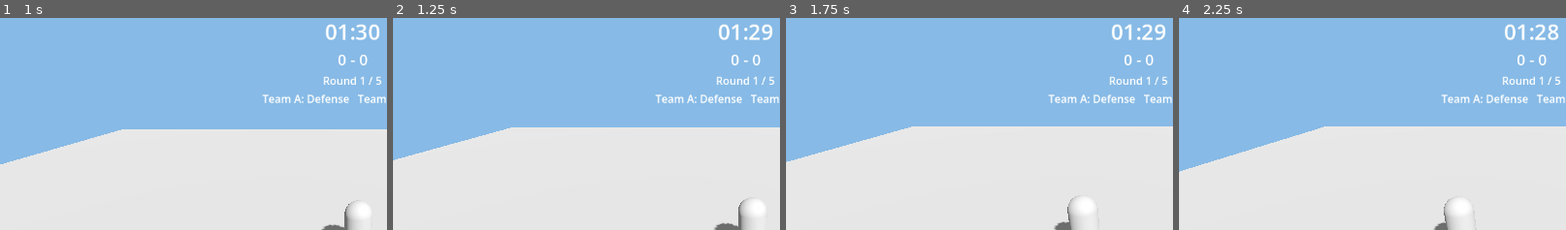
Above: before the commit, frames 1-4 (left to right).
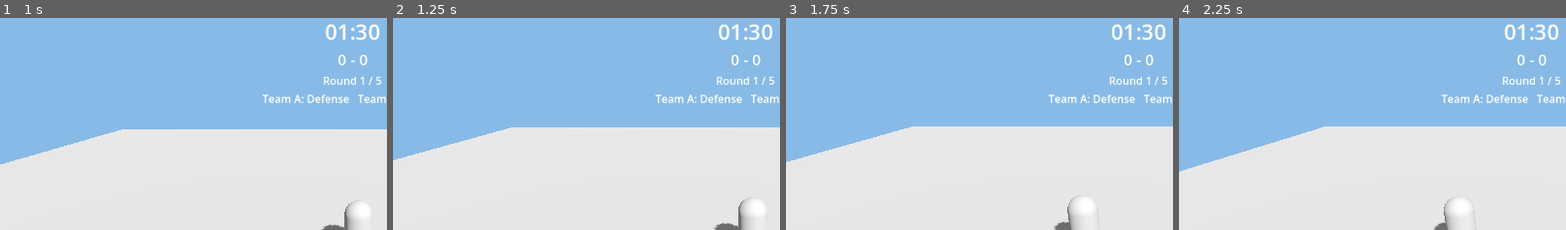
Above: after the commit, the same moments.

Repository: DOST-GameDEV/DOST-GameDev
Game: Godot game, scene res://scenes/main/Main.tscn
The game is run twice, just before and just after one commit, with the same random seed, the same clock (stepped at 60 frames per second) and the same inputs.
Inputs:
- Up to frame 1 (1 s): tap Left (move_left_p2) at 0.6 s
- Up to frame 2 (1.25 s): no input
- Up to frame 3 (1.75 s): hold A (move_left_p1) from 1.28 s (still down); tap Left (move_left_p2) at 1.35 s
- Up to frame 4 (2.25 s): release A (move_left_p1) at 2.03 s; tap Left (move_left_p2) at 2.1 s
The pictures show only the part of the screen within x 5-54%, y 0-50%; the shares and areas given below are measured in that part.

Frame 1 is identical in both runs. In frame 2, 0.1% of the frame differs, in the area x 91-98%, y 3-11%; in frame 3, 0.1%; in frame 4, 0.2%.

Commit message:
Host-authoritative combat + round/match sync, DownedFlash, real once-per-round Quick Stand
- Bump-window and hit resolution (Hitbox/Hurtbox) now run only on the host
  when networked; clients RPC bump presses to host, host RPCs hit results
  to the target's owning peer so state still replicates via the existing
  MultiplayerSynchronizer.
- RoundManager/MatchManager: host runs the real timer/round/match logic and
  broadcasts it via RPC; clients mirror for HUD display only.
- HUD DownedFlash now actually triggers off the locally-controlled Can's
  state_changed, for both local-test and networked flows.
- Quick Stand is a real once-per-round charge (AbilityBase.once_per_round),
  reset every round via CharacterBase.reset_for_new_round(), replacing the
  long-cooldown approximation.

Diff:
--- a/scripts/abilities/ability_base.gd
+++ b/scripts/abilities/ability_base.gd
@@ -8,10 +8,18 @@
 
 @export var ability_name: String = "Unnamed Special"
 @export var cooldown: float = 5.0
+## Session 6: real once-per-round charge, replacing the "set cooldown to ~90s
+## to approximate once/round" workaround (see quick_stand.gd). When true,
+## `cooldown` is ignored entirely — the ability is usable exactly once until
+## RoundManager.start_round() resets it via reset_round_charge().
+@export var once_per_round: bool = false
 
 var _time_since_use: float = 999.0
+var _used_this_round: bool = false
 
 func is_ready() -> bool:
+	if once_per_round:
+		return not _used_this_round
 	return _time_since_use >= cooldown
 
 func tick(delta: float) -> void:
@@ -22,7 +30,13 @@
 	if not is_ready():
 		return
 	_time_since_use = 0.0
+	if once_per_round:
+		_used_this_round = true
 	_do_activate(character)
+
+## Called by CharacterBase.reset_for_new_round() at the start of every round.
+func reset_round_charge() -> void:
+	_used_this_round = false
 
 ## Actual per-ability behavior — override this, not activate().
 func _do_activate(character: CharacterBody3D) -> void:
--- a/scripts/abilities/quick_stand.gd
+++ b/scripts/abilities/quick_stand.gd
@@ -3,10 +3,9 @@
 
 ## Sardinas — Quick Stand: instantly self-rights from Downed once/round.
 ## (See docs/Tumbang_Preso_2v2_GDD.md, Roster: 🥫 Can Class.)
-## "Once/round" vs. the generic cooldown-based AbilityBase timer is a small design
-## choice still open — for now this uses the standard cooldown (set cooldown to
-## something long, e.g. 90s = the round timer, in the .tres resource to approximate
-## "once per round" until RoundManager can reset ability charges on round start).
+## Session 6: now a real once-per-round charge (AbilityBase.once_per_round),
+## reset every round via CharacterBase.reset_for_new_round() — set
+## once_per_round = true on quick_stand.tres, `cooldown` no longer matters.
 
 func _do_activate(character: CharacterBody3D) -> void:
 	var c := character as CharacterBase
--- a/scripts/abilities/resources/quick_stand.tres
+++ b/scripts/abilities/resources/quick_stand.tres
@@ -6,3 +6,4 @@
 script = ExtResource("1")
 ability_name = "Quick Stand"
 cooldown = 90.0
+once_per_round = true
--- a/scripts/characters/character_base.gd
+++ b/scripts/characters/character_base.gd
@@ -52,6 +52,14 @@
 		(child as Hitbox).owner_character = self
 
 func _physics_process(delta: float) -> void:
+	# Session 6: the bump-active window has to decay on every peer, not just
+	# the owning one — the host needs its own copy of this timer to resolve
+	# hits authoritatively (see hitbox.gd), and it never runs the input half
+	# of this function for a character it doesn't own. Cheap and harmless for
+	# the non-networked local flow too.
+	if _bump_active_time_left > 0.0:
+		_bump_active_time_left -= delta
+
 	# Rough networking pass (Session 5): once a network peer exists, only the
 	# owning peer simulates movement/input for its own character — everyone
 	## else's copy is driven purely by MultiplayerSynchronizer (see
@@ -66,11 +74,14 @@
 	if ability:
 		ability.tick(delta)
 
-	if _bump_active_time_left > 0.0:
-		_bump_active_time_left -= delta
-
 	if state == State.NORMAL and Input.is_action_just_pressed(_action("bump")):
 		_bump_active_time_left = BUMP_ACTIVE_TIME
+		# Tell the host our bump window just opened, since the host is the one
+		# resolving Hitbox/Hurtbox overlaps now (see hitbox.gd) and it can't
+		# see this peer's local-only timer any other way. No-op if we ARE the
+		# host, or if we're not networked at all.
+		if NetworkManager.is_networked() and not NetworkManager.is_host():
+			_rpc_notify_bump.rpc_id(1)
 
 	match state:
 		State.STAGGERED:
@@ -152,6 +163,37 @@
 func is_hitbox_active() -> bool:
 	return _bump_active_time_left > 0.0
 
+## Whether this character is still inside its Downed self-right window (i.e.
+## NOT yet sealable). Hitbox needs this from the outside to decide seal vs.
+## downed/stagger without reaching into the private var directly.
+func is_self_rightable() -> bool:
+	return _downed_self_rightable
+
+## Client → host RPC (see _physics_process): lets the host keep its own copy
+## of _bump_active_time_left in sync with a remote peer's bump press, since
+## the host never runs this character's input logic itself.
+@rpc("any_peer", "call_local", "reliable")
+func _rpc_notify_bump() -> void:
+	if NetworkManager.is_networked() and NetworkManager.is_host():
+		_bump_active_time_left = BUMP_ACTIVE_TIME
+
+## Host → target-owner RPC: the host is the only peer that decides hit
+## outcomes now (see hitbox.gd), but state authority for THIS character still
+## lives with its own owning peer (MultiplayerSynchronizer replicates `state`
+## from the authority outward). So the host tells the owning peer what
+## happened, that peer applies it locally exactly like the old local-only
+## flow, and the existing synchronizer replicates the resulting state to
+## everyone else — no change needed there.
+@rpc("any_peer", "call_local", "reliable")
+func _apply_hit_result(kind: String, duration: float) -> void:
+	match kind:
+		"stagger":
+			apply_stagger(duration)
+		"downed":
+			go_downed()
+		"seal":
+			seal()
+
 ## Maps a base action name (e.g. "move_left") to this character's own input
 ## action (e.g. "move_left_p1" / "move_left_p2"), per `player_id`.
 func _action(base_name: String) -> String:
@@ -173,3 +215,5 @@
 	_speed_multiplier = 1.0
 	state = State.NORMAL
 	state_changed.emit(state)
+	if ability:
+		ability.reset_round_charge()
--- a/scripts/characters/hitbox.gd
+++ b/scripts/characters/hitbox.gd
@@ -35,15 +35,28 @@
 	if requires_bump_window and owner_character and not owner_character.is_hitbox_active():
 		return
 
+	# Session 6, host-authoritative combat: every peer's Area3D still detects
+	# this overlap locally (positions are replicated to everyone), but only
+	# the host is allowed to act on it. Otherwise two peers hitting each other
+	# would each decide the outcome independently and disagree. Clients just
+	# wait for the state change to arrive via MultiplayerSynchronizer once the
+	# host tells the target's owning peer what happened (see
+	# CharacterBase._apply_hit_result).
+	if NetworkManager.is_networked() and not NetworkManager.is_host():
+		return
+
 	# A Tsinelas hitbox touching an already-Downed (past self-right window) Can
 	# seals it, regardless of forces_downed — that's the GDD's "reach it and seal it".
-	if target.state == CharacterBase.State.DOWNED:
-		if target.seal():
-			landed_on.emit(target)
-			return
+	var kind: String
+	if target.state == CharacterBase.State.DOWNED and not target.is_self_rightable():
+		kind = "seal"
+	elif forces_downed:
+		kind = "downed"
+	else:
+		kind = "stagger"
 
-	if forces_downed:
-		target.go_downed()
+	if NetworkManager.is_networked():
+		target._apply_hit_result.rpc_id(target.get_multiplayer_authority(), kind, stagger_duration)
 	else:
-		target.apply_stagger(stagger_duration)
+		target._apply_hit_result(kind, stagger_duration)
 	landed_on.emit(target)
--- a/scripts/main.gd
+++ b/scripts/main.gd
@@ -17,6 +17,7 @@
 @onready var tsinelas_test_character: CharacterBase = $TsinelasTestCharacter
 @onready var players_root: Node3D = $Players
 @onready var spawner: MultiplayerSpawner = $MultiplayerSpawner
+@onready var hud: Hud = $HUDLayer/HUD
 
 const CHARACTER_SCENE: PackedScene = preload("res://scenes/characters/CharacterBase.tscn")
 ## Cycled through as players connect; only the first two matter until real
@@ -49,6 +50,7 @@
 		# auto-detected.
 		RoundManager.register_can(can_test_character)
 		MatchManager.begin_next_round()
+		_wire_downed_flash(can_test_character)
 
 func _start_hosting() -> void:
 	_clear_local_test_characters()
@@ -97,4 +99,19 @@
 	character.position = data["position"]
 	character.is_can = data["is_can"]
 	character.set_multiplayer_authority(data["peer_id"])
+	if data["peer_id"] == multiplayer.get_unique_id():
+		# This is the character we personally control — DownedFlash should
+		# only ever reflect what's happening to OUR Can, never a teammate's
+		# or an opponent's (GDD Section 6: "clear visual read", per-player).
+		_wire_downed_flash.call_deferred(character)
 	return character
+
+## Shows/hides the HUD's DownedFlash whenever the given (locally-controlled)
+## character enters/exits Downed — but only if it's a Can; Tsinelas never
+## flash since the GDD ties this to "your Can got knocked down".
+func _wire_downed_flash(character: CharacterBase) -> void:
+	if not character.is_can:
+		return
+	character.state_changed.connect(func(new_state: CharacterBase.State) -> void:
+		hud.set_downed_flash(new_state == CharacterBase.State.DOWNED)
+	)
--- a/scripts/systems/match_manager.gd
+++ b/scripts/systems/match_manager.gd
@@ -15,13 +15,25 @@
 var round_number: int = 0
 var team_a_is_can: bool = true # roles swap each round
 
+## Session 6: host-authoritative, same pattern as RoundManager. Only the host
+## (or a non-networked single-PC game) ever calls begin_next_round() /
+## report_round_result() for real; those RPC the resulting fields out to
+## clients, whose local copies exist purely for the HUD to read.
+
 func begin_next_round() -> void:
+	if NetworkManager.is_networked() and not NetworkManager.is_host():
+		return
 	round_number += 1
 	if round_number > 1:
 		team_a_is_can = not team_a_is_can
-	round_started.emit(round_number, team_a_is_can)
+	if NetworkManager.is_networked():
+		_sync_round_started.rpc(round_number, team_a_is_can, team_a_wins, team_b_wins)
+	else:
+		round_started.emit(round_number, team_a_is_can)
 
 func report_round_result(can_team_won: bool) -> void:
+	if NetworkManager.is_networked() and not NetworkManager.is_host():
+		return
 	var team_a_won := can_team_won == team_a_is_can
 	if team_a_won:
 		team_a_wins += 1
@@ -29,8 +41,31 @@
 		team_b_wins += 1
 
 	if team_a_wins >= WINS_NEEDED:
-		match_won.emit(0)
+		_finish_match(0)
 	elif team_b_wins >= WINS_NEEDED:
-		match_won.emit(1)
+		_finish_match(1)
 	else:
 		begin_next_round()
+
+func _finish_match(winning_team: int) -> void:
+	if NetworkManager.is_networked():
+		_sync_match_won.rpc(winning_team, team_a_wins, team_b_wins)
+	else:
+		match_won.emit(winning_team)
+
+## Broadcast to every client (call_remote — host already applied this
+## directly above); mirrors the fields and re-fires the same signals so HUD
+## code doesn't need to know or care whether it's networked.
+@rpc("authority", "call_remote", "reliable")
+func _sync_round_started(new_round_number: int, new_team_a_is_can: bool, new_team_a_wins: int, new_team_b_wins: int) -> void:
+	round_number = new_round_number
+	team_a_is_can = new_team_a_is_can
+	team_a_wins = new_team_a_wins
+	team_b_wins = new_team_b_wins
+	round_started.emit(round_number, team_a_is_can)
+
+@rpc("authority", "call_remote", "reliable")
+func _sync_match_won(winning_team: int, new_team_a_wins: int, new_team_b_wins: int) -> void:
+	team_a_wins = new_team_a_wins
+	team_b_wins = new_team_b_wins
+	match_won.emit(winning_team)
--- a/scripts/systems/round_manager.gd
+++ b/scripts/systems/round_manager.gd
@@ -50,17 +50,32 @@
 	report_round_win(false) # every tracked Can Sealed -> Slippers win the round
 ## ----------------------------------------------------------------------------------
 
+## Session 6: networked, this whole autoload becomes host-authoritative — same
+## pattern as combat (see hitbox.gd/character_base.gd). The host runs the real
+## timer and makes the real win call; clients just receive `_sync_state` RPCs
+## and mirror `time_left`/`round_active` for HUD display, they never decide
+## anything themselves. Non-networked local play is unaffected: every peer
+## check below is a no-op when NetworkManager.is_networked() is false.
+
 func start_round() -> void:
+	if NetworkManager.is_networked() and not NetworkManager.is_host():
+		return # clients wait for the host's _sync_state RPC instead
 	time_left = ROUND_TIME
 	round_active = true
 	for can in _tracked_cans:
 		if is_instance_valid(can):
 			can.reset_for_new_round()
+	if NetworkManager.is_networked():
+		_sync_state.rpc(time_left, round_active)
 
 func _process(delta: float) -> void:
+	if NetworkManager.is_networked() and not NetworkManager.is_host():
+		return # clients: time_left/round_active only ever change via _sync_state
 	if not round_active:
 		return
 	time_left = max(0.0, time_left - delta)
+	if NetworkManager.is_networked():
+		_sync_state.rpc(time_left, round_active) # cheap: HUD only reads these two fields
 	if time_left <= 0.0:
 		_on_time_up()
 
@@ -74,9 +89,22 @@
 
 ## Call this from whichever round-win option gets implemented first (Slippers denting
 ## a Can under Option A, or sealing it under Option B — see character_base.gd `seal()`).
+## Host-only when networked — see class doc above.
 func report_round_win(can_team_won: bool) -> void:
+	if NetworkManager.is_networked() and not NetworkManager.is_host():
+		return
 	if not round_active:
 		return
 	round_active = false
+	if NetworkManager.is_networked():
+		_sync_state.rpc(time_left, round_active)
 	round_won.emit(0 if can_team_won else 1)
 	MatchManager.report_round_result(can_team_won)
+
+## Client-side mirror of the host's timer/round-active state. Unreliable is
+## fine here — it's called every physics frame while a round is live and one
+## dropped packet just means the HUD is stale for a frame, never wrong for long.
+@rpc("authority", "call_remote", "unreliable_ordered")
+func _sync_state(new_time_left: float, new_round_active: bool) -> void:
+	time_left = new_time_left
+	round_active = new_round_active
